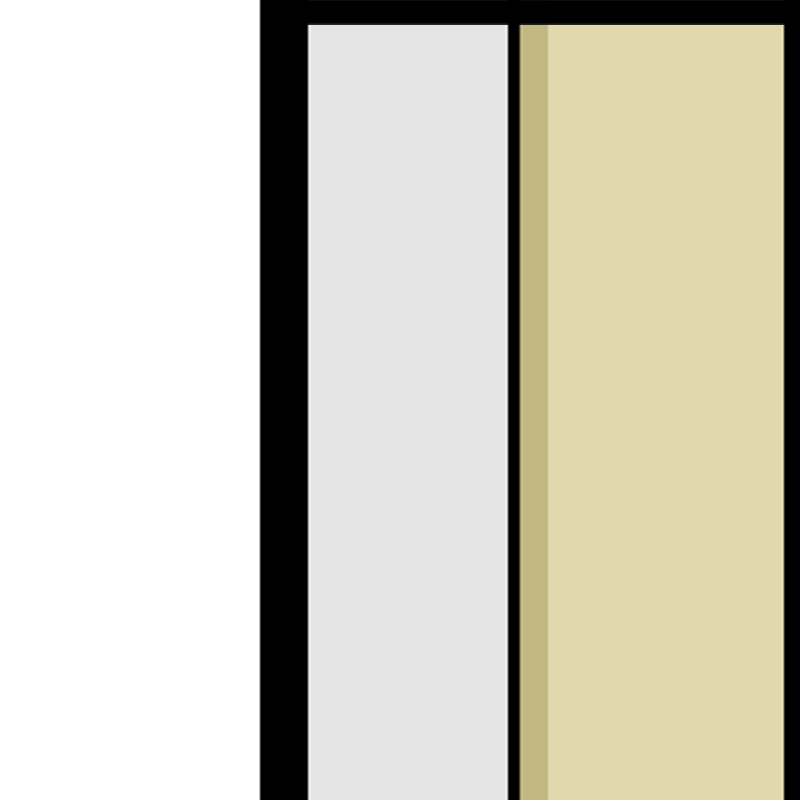
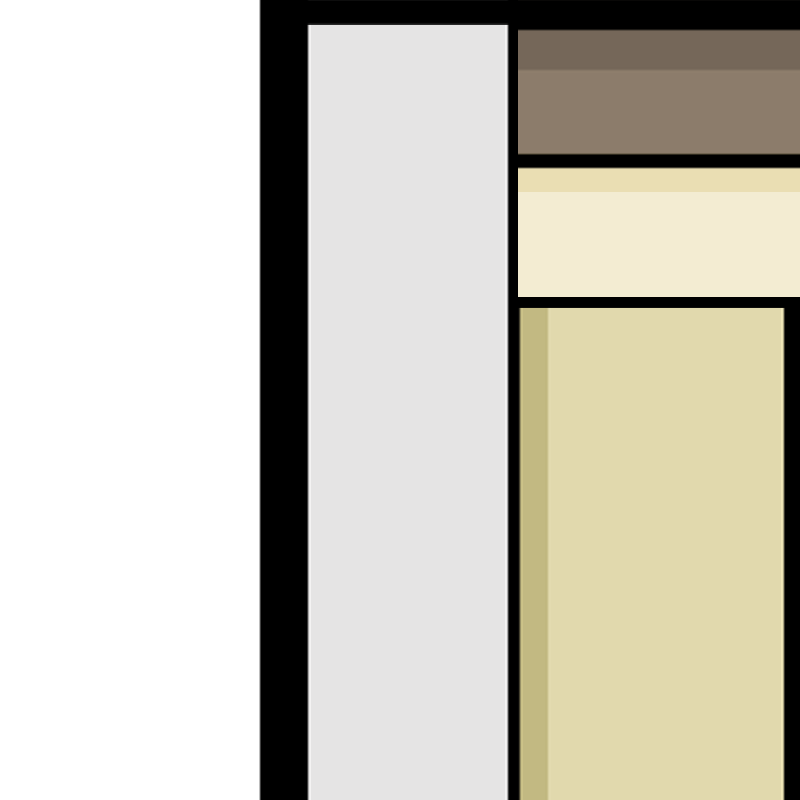
Revision of a layered 800 × 800 image; what changed, layer by layer:
added layer "Layer 3" above "Layer 2" over [518, 0, 800, 308]
